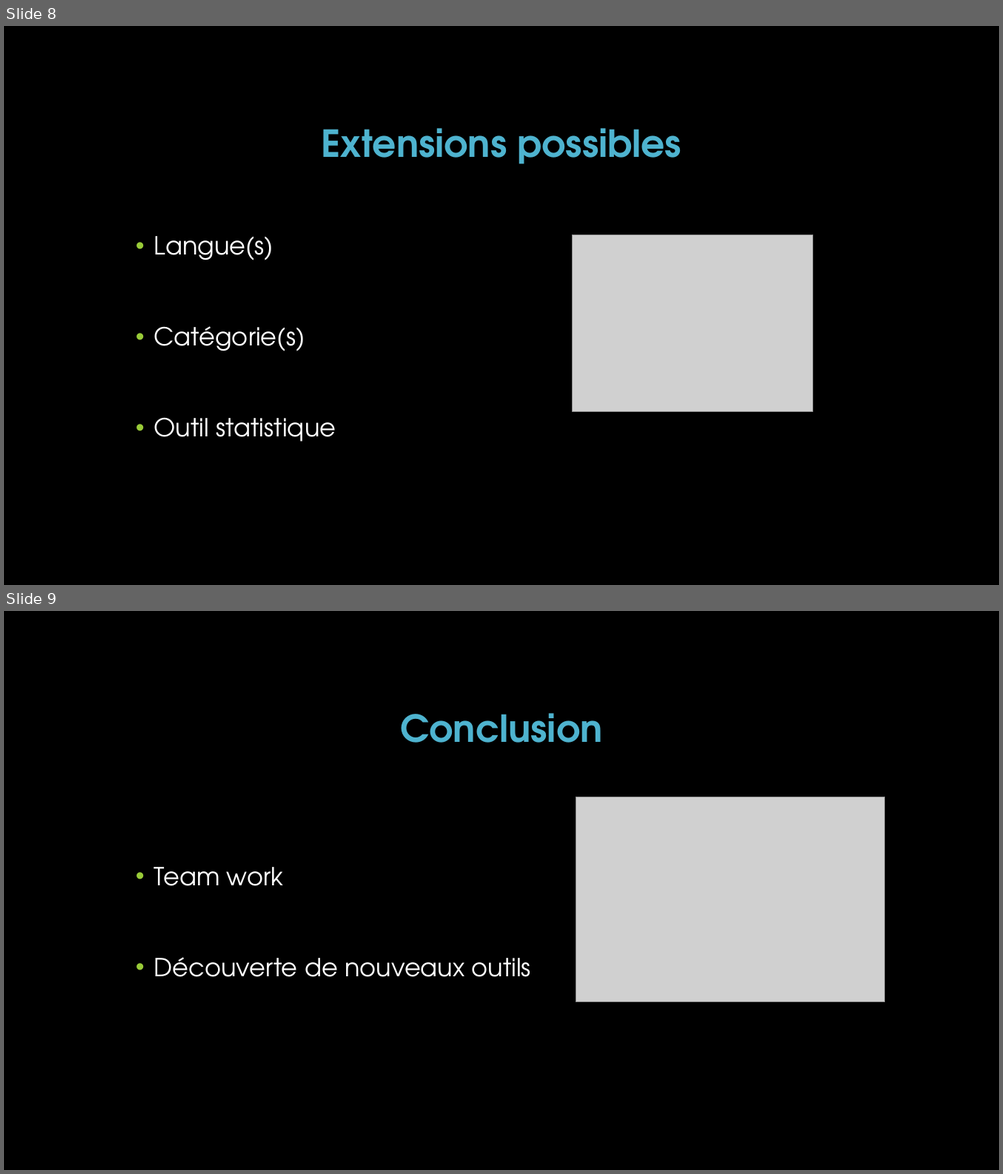
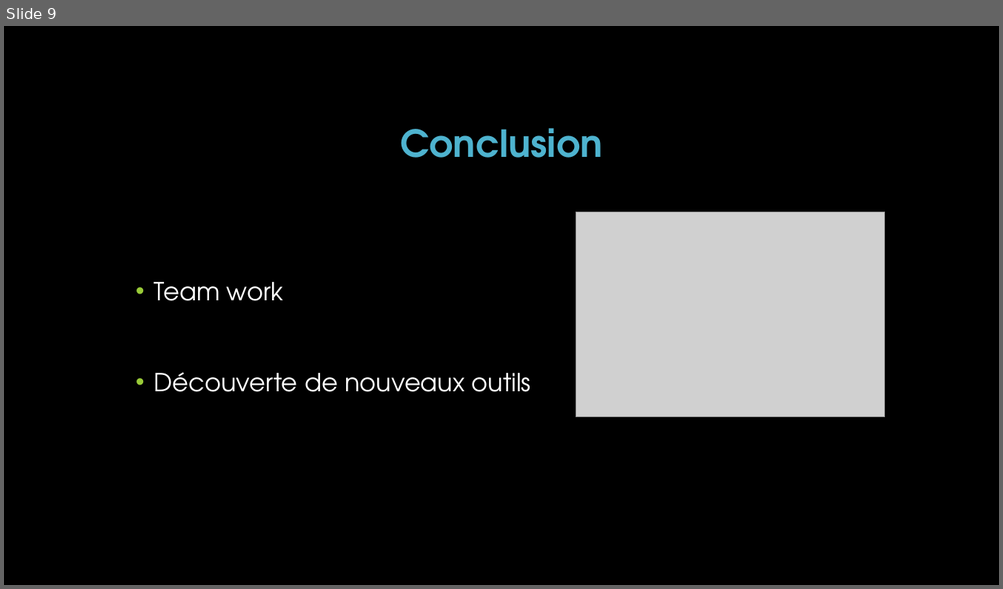
Before and after one commit to HugoPoi/mysourceproject, a slide deck: PowertPoint_Soutenance_Vendredi/MySourceProject_true_final.pptx. Shown one above the other, each under a label of ours: slides 8 and 9 before the commit, slide 9 after it. The pictures are 1003x1174 and 1003x589 pixels, drawn with LibreOffice and Linux fonts; fonts in the diff are those of the drawing; grey boxes stand for pictures; background and template pictures are left out. Boxes give left, top, right and bottom in pixels: in the first picture for what was removed or moved away, otherwise in the second. Text is boxed around its words. In the diff, an @@ line names an element or a change of style, - is before the commit and + after.

```diff
--- a/PowertPoint_Soutenance_Vendredi/MySourceProject_true_final.pptx
+++ b/PowertPoint_Soutenance_Vendredi/MySourceProject_true_final.pptx
@@ slide 8 removed at (4,26,999,585), background picture (left out) @@
@@ title removed at (321,128,681,164) @@
-Extensions possibles
@@ text removed at (154,236,336,442) @@
-• Langue(s)
-• Catégorie(s)
-• Outil statistique
@@ picture removed at (572,235,813,412) @@
```
Also in this commit, not shown: 5 slides changed, 3 slides added, 2 other slides removed, 2 other files.
